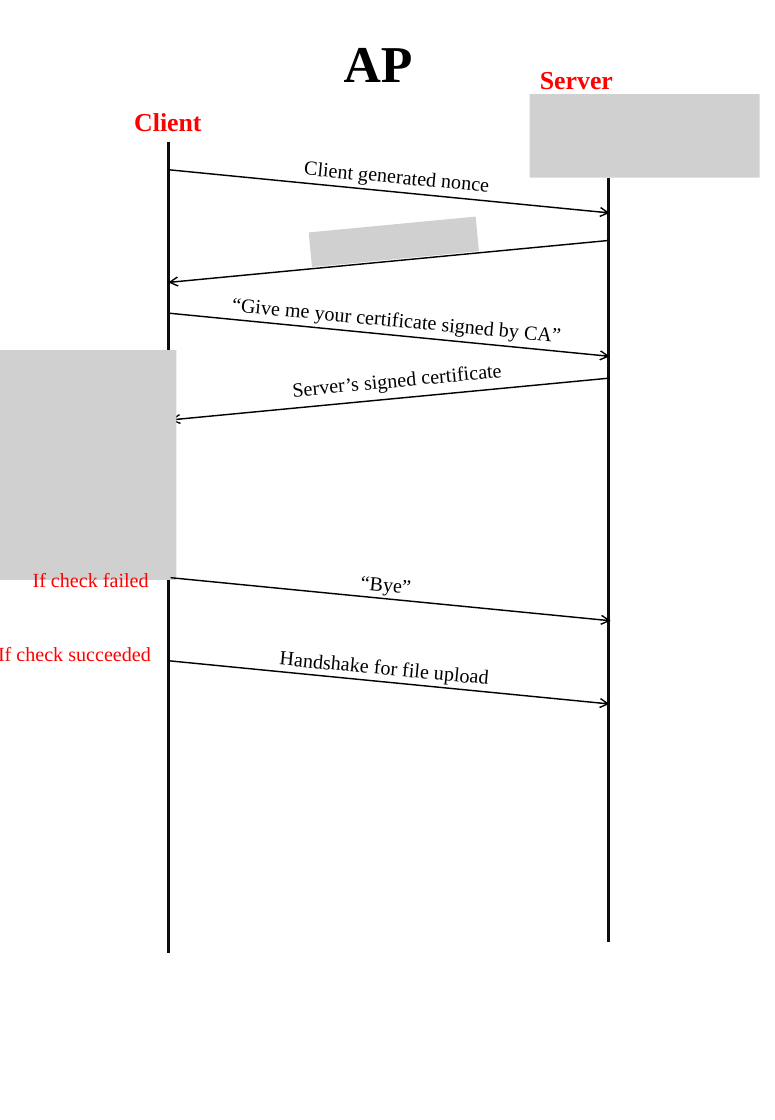
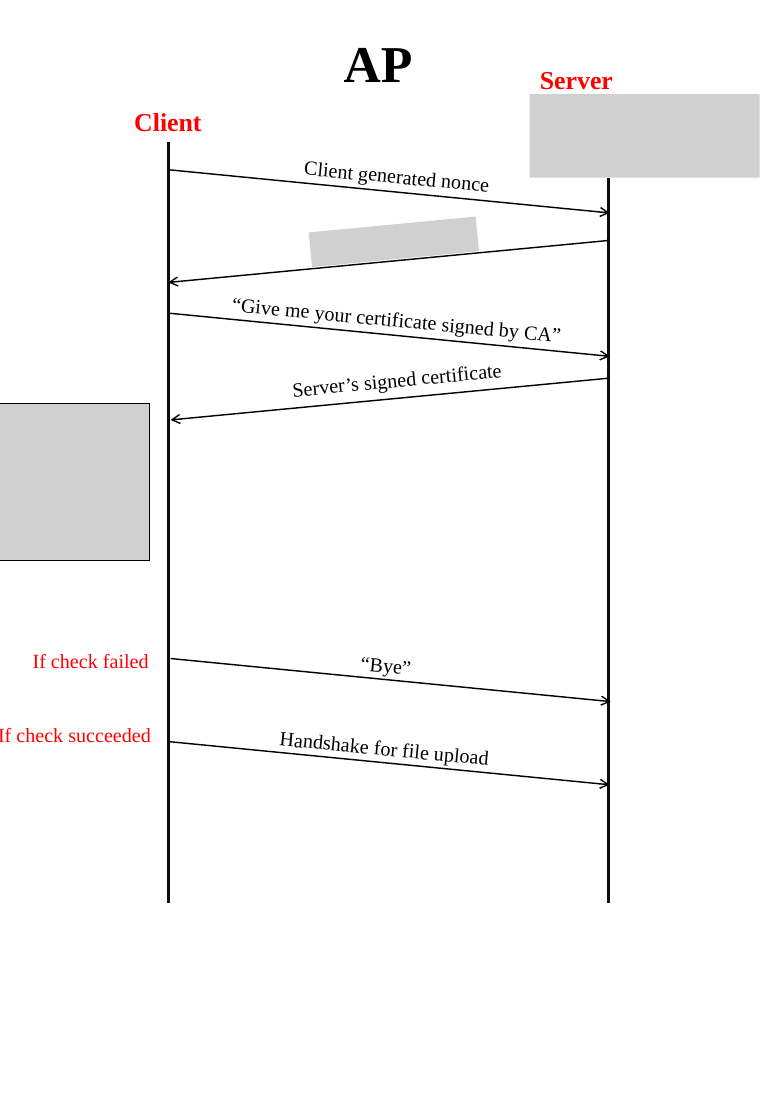
Before and after one commit to gexty444/progass2, a slide deck: slide 1 of Report & Diagrams/Presentation1.pptx. Drawn at 775x1120 pixels with LibreOffice and Linux fonts; fonts in the diff are those of the drawing; grey boxes stand for pictures; background and template pictures are left out. Boxes give left, top, right and bottom in pixels: in the first picture for what was removed or moved away, otherwise in the second. Text is boxed around its words. In the diff, an @@ line names an element or a change of style, - is before the commit and + after.

```diff
--- a/Report & Diagrams/Presentation1.pptx
+++ b/Report & Diagrams/Presentation1.pptx
@@ line moved from (168, 143) - (168, 953) to (168, 143) - (168, 903) @@
@@ line moved from (609, 178) - (609, 941) to (609, 178) - (609, 903) @@
@@ picture: place and size @@
-picture at box(0, 350, 177, 580)
+picture at box(0, 403, 150, 560)
@@ 4 texts, 2 arrows: place and size @@
-4 texts, 2 arrows at box(0, 572, 611, 704)
+4 texts, 2 arrows at box(0, 654, 611, 784)
```
Also in this commit, not shown: 1 other slide changed, 10 other files.
